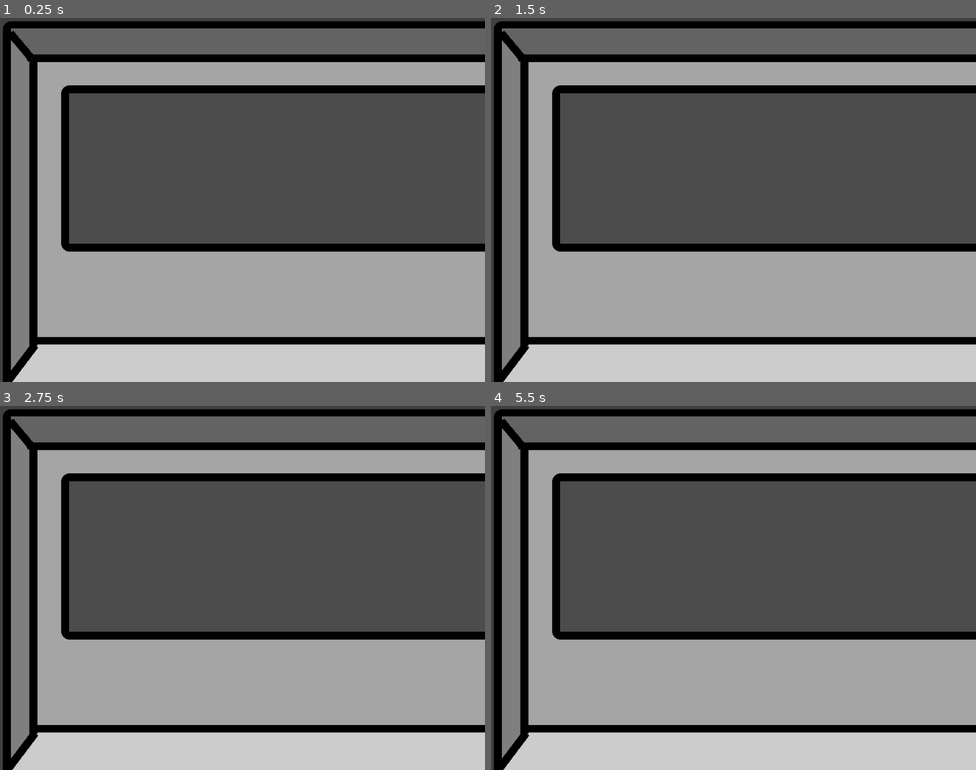
Above: before the commit, frames 1-4 (two rows, left to right).
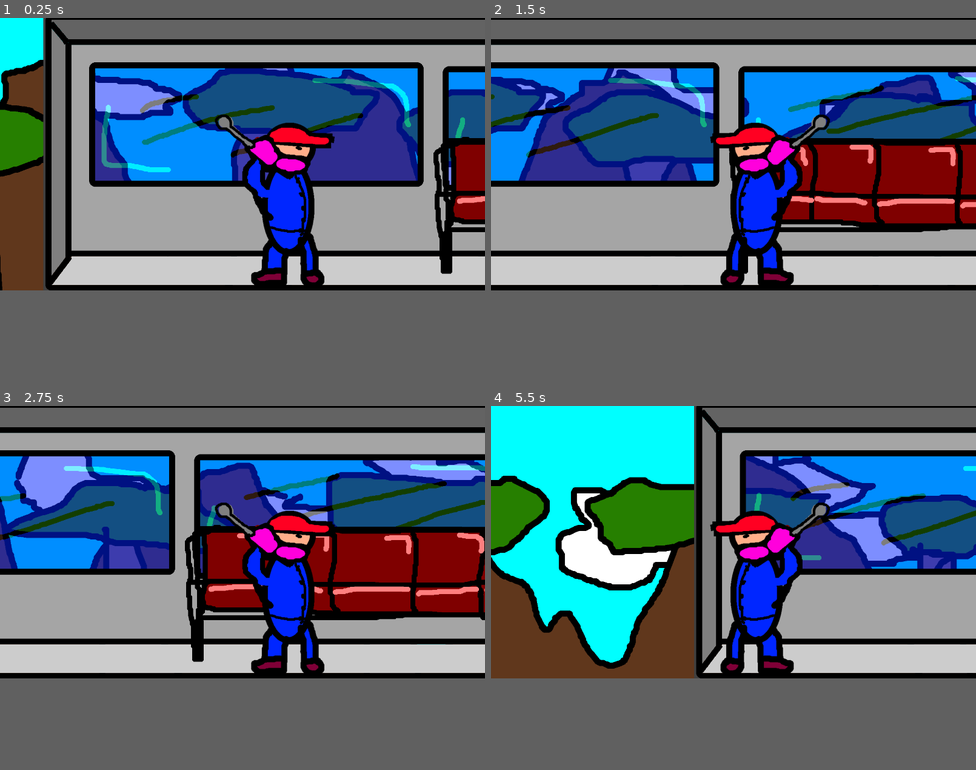
Above: after the commit, the same moments.

Repository: GoblinsGaming/lostrelicgame
Game: Godot game, scene res://Main.tscn
Same seed, same stepped clock (60 frames per second), same inputs: the game is played once before the commit and once after it. Before the commit the project has no main scene; this scene is started directly in both runs.
Inputs:
- Up to frame 1 (0.25 s): no input
- Up to frame 2 (1.5 s): hold D (right, bound only after the commit) 0.53-1.28 s; hold A (left, bound only after the commit) from 1.28 s (still down)
- Up to frame 3 (2.75 s): release A (left, bound only after the commit) at 2.03 s; hold D (right, bound only after the commit) from 2.03 s (still down)
- Up to frame 4 (5.5 s): release D (right, bound only after the commit) at 3.53 s; hold A (left, bound only after the commit) from 3.53 s (still down)
In our replay, the window is 800x600 before the commit and 800x449 after it. These sizes can differ from the game's own. Grey fills any space a smaller window leaves; there, only what the larger window draws over its background counts as a difference.

The runs differ from the first frame. In frame 1, 83% of the frame differs, in the area x 0-100%, y 0-100%; in frame 2, 83%; in frame 3, 82%; in frame 4, 85%.

Commit message:
Train with placeholder sprites.

Diff:
--- a/Main.tscn
+++ b/Main.tscn
@@ -1,14 +1,84 @@
-[gd_scene load_steps=2 format=2]
+[gd_scene load_steps=11 format=2]
 
 [ext_resource path="res://placeholders/train.png" type="Texture" id=1]
+[ext_resource path="res://placeholders/mountains.png" type="Texture" id=2]
+[ext_resource path="res://placeholders/clouds.png" type="Texture" id=3]
+[ext_resource path="res://placeholders/trees.png" type="Texture" id=4]
+[ext_resource path="res://placeholders/sky.png" type="Texture" id=5]
+[ext_resource path="res://WildernessBackground.gd" type="Script" id=6]
+[ext_resource path="res://PlayerController.gd" type="Script" id=7]
+[ext_resource path="res://placeholders/mainchar.png" type="Texture" id=8]
+[ext_resource path="res://placeholders/windows.png" type="Texture" id=9]
+[ext_resource path="res://placeholders/chairs.png" type="Texture" id=10]
 
 [node name="Main" type="Node2D"]
 
+[node name="background" type="Node2D" parent="."]
+
+[node name="WildernessBackground" type="ParallaxBackground" parent="background"]
+script = ExtResource( 6 )
+train_speed = 200
+
+[node name="Sprite" type="Sprite" parent="background/WildernessBackground"]
+texture = ExtResource( 5 )
+centered = false
+
+[node name="CloudLayer" type="ParallaxLayer" parent="background/WildernessBackground"]
+motion_mirroring = Vector2( 5120, 0 )
+
+[node name="Sprite" type="Sprite" parent="background/WildernessBackground/CloudLayer"]
+texture = ExtResource( 3 )
+centered = false
+
+[node name="MountainLayer" type="ParallaxLayer" parent="background/WildernessBackground"]
+motion_scale = Vector2( 0.01, 1 )
+motion_mirroring = Vector2( 5120, 0 )
+
+[node name="Sprite" type="Sprite" parent="background/WildernessBackground/MountainLayer"]
+texture = ExtResource( 2 )
+centered = false
+
+[node name="TreeLayer" type="ParallaxLayer" parent="background/WildernessBackground"]
+motion_mirroring = Vector2( 5120, 0 )
+
+[node name="Sprite" type="Sprite" parent="background/WildernessBackground/TreeLayer"]
+texture = ExtResource( 4 )
+centered = false
+
 [node name="train" type="Node2D" parent="."]
+
+[node name="windows" type="Sprite" parent="train"]
+modulate = Color( 0, 0.858824, 1, 0.509804 )
+texture = ExtResource( 9 )
+centered = false
 
 [node name="Sprite" type="Sprite" parent="train"]
 texture = ExtResource( 1 )
 centered = false
 
-[node name="Camera2D" type="Camera2D" parent="."]
-position = Vector2( 561, 401 )
+[node name="chairs" type="Node2D" parent="train"]
+
+[node name="Sprite" type="Sprite" parent="train/chairs"]
+position = Vector2( 1021, 308 )
+texture = ExtResource( 10 )
+centered = false
+
+[node name="Sprite2" type="Sprite" parent="train/chairs"]
+position = Vector2( 2870, 332 )
+texture = ExtResource( 10 )
+centered = false
+
+[node name="PlayerController" type="Node2D" parent="."]
+script = ExtResource( 7 )
+
+[node name="Player" type="Node2D" parent="PlayerController"]
+position = Vector2( 670, 488 )
+
+[node name="Sprite" type="Sprite" parent="PlayerController/Player"]
+position = Vector2( -12, 33 )
+texture = ExtResource( 8 )
+
+[node name="Camera2D" type="Camera2D" parent="PlayerController/Player"]
+position = Vector2( -109, -87 )
+current = true
+smoothing_speed = 1.0
--- /dev/null
+++ b/PlayerController.gd
@@ -0,0 +1,21 @@
+extends Node2D
+
+
+# Declare member variables here. Examples:
+# var a = 2
+# var b = "text"
+
+export var player_speed = 1000
+
+# Called when the node enters the scene tree for the first time.
+func _ready():
+	pass # Replace with function body.
+
+
+func _process(delta):
+	if Input.is_action_pressed("right"):
+		$Player.position.x += player_speed*delta
+		$Player/Sprite.flip_h = false
+	elif Input.is_action_pressed("left"):
+		$Player.position.x -= player_speed*delta
+		$Player/Sprite.flip_h = true
--- /dev/null
+++ b/WildernessBackground.gd
@@ -0,0 +1,19 @@
+extends ParallaxBackground
+
+export var train_speed = 100
+export var player_move_scale = 10.0
+
+export var cloud_scale = 1
+export var mountain_scale = 2
+export var tree_scale = 3
+
+
+func _ready():
+	$CloudLayer.motion_scale.x = cloud_scale/player_move_scale
+	$MountainLayer.motion_scale.x = mountain_scale/player_move_scale
+	$TreeLayer.motion_scale.x = tree_scale/player_move_scale
+
+func _process(delta):
+	$CloudLayer.motion_offset.x -= train_speed*cloud_scale*delta
+	$MountainLayer.motion_offset.x -= train_speed*mountain_scale*delta
+	$TreeLayer.motion_offset.x -= train_speed*tree_scale*delta
--- a/project.godot
+++ b/project.godot
@@ -11,12 +11,27 @@
 [application]
 
 config/name="Lost Relic Game"
+run/main_scene="res://Main.tscn"
 config/icon="res://icon.png"
 
 [display]
 
+window/size/width=1366
 window/size/height=768
 window/size/resizable=false
+
+[input]
+
+left={
+"deadzone": 0.5,
+"events": [ Object(InputEventKey,"resource_local_to_scene":false,"resource_name":"","device":0,"alt":false,"shift":false,"control":false,"meta":false,"command":false,"pressed":false,"scancode":65,"physical_scancode":0,"unicode":0,"echo":false,"script":null)
+ ]
+}
+right={
+"deadzone": 0.5,
+"events": [ Object(InputEventKey,"resource_local_to_scene":false,"resource_name":"","device":0,"alt":false,"shift":false,"control":false,"meta":false,"command":false,"pressed":false,"scancode":68,"physical_scancode":0,"unicode":0,"echo":false,"script":null)
+ ]
+}
 
 [physics]
 
Binary file added: placeholders/chairs.png
Not shown, added: placeholders/chairs.png.import
Binary file added: placeholders/mainchar.png
Not shown, added: placeholders/mainchar.png.import
Binary file added: placeholders/windows.png
Not shown, added: placeholders/windows.png.import
